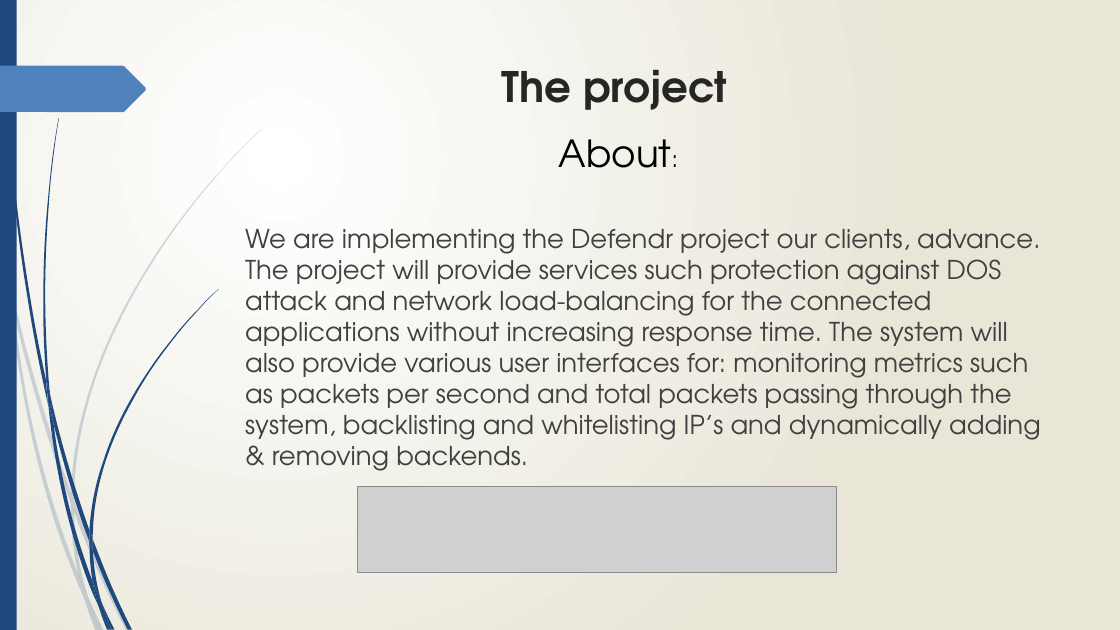
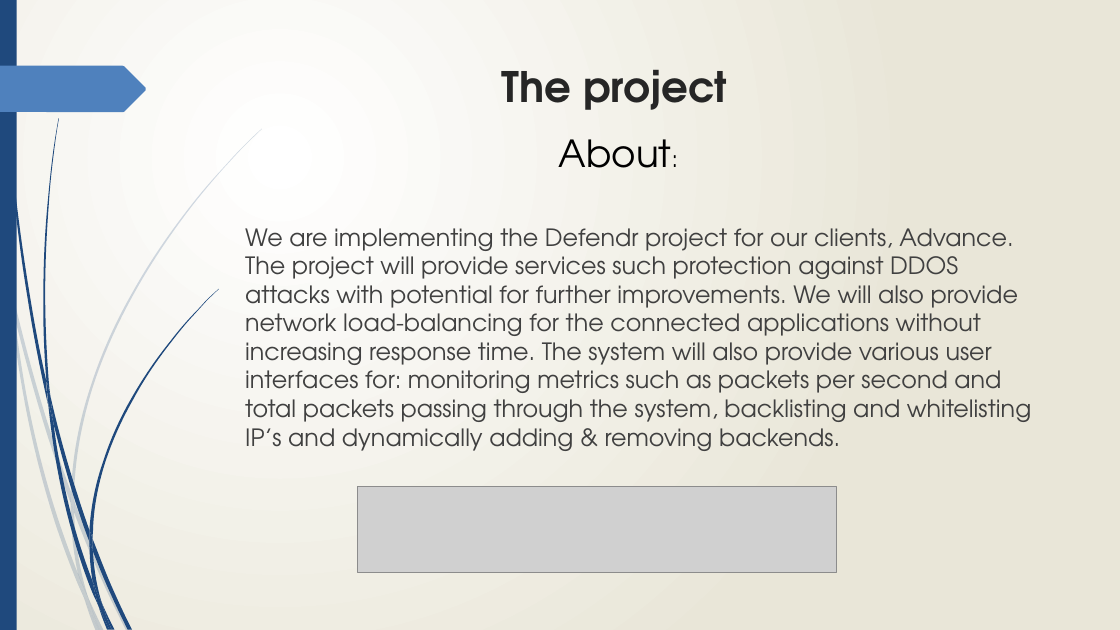
Before and after one commit to cos301-2019-se/Defendr, a slide deck: slide 3 of SRS/SlideShow.pptx. Drawn at 1120x630 pixels with LibreOffice and Linux fonts; fonts in the diff are those of the drawing; grey boxes stand for pictures. Boxes give left, top, right and bottom in pixels: in the first picture for what was removed or moved away, otherwise in the second. Text is boxed around its words. In the diff, an @@ line names an element or a change of style, - is before the commit and + after.

Commit message:
Edited Grammar and Wording

```diff
--- a/SRS/SlideShow.pptx
+++ b/SRS/SlideShow.pptx
@@ text at [245,228,1031,451]: text changed; size 22.2 to 20.4 pt @@
-We are implementing the Defendr project our clients, advance. The project will provide services such protection against DOS attack and network load-balancing for the connected applications without increasing response time. The system will also provide various user interfaces for: monitoring metrics such as packets per second and total packets passing through the system, backlisting and whitelisting IP’s and dynamically adding & removing backends.
+We are implementing the Defendr project for our clients, Advance. The project will provide services such protection against DDOS attacks with potential for further improvements. We will also provide network load-balancing for the connected applications without increasing response time. The system will also provide various user interfaces for: monitoring metrics such as packets per second and total packets passing through the system, backlisting and whitelisting IP’s and dynamically adding & removing backends.
```
Also in this commit, not shown: 3 other slides changed.
